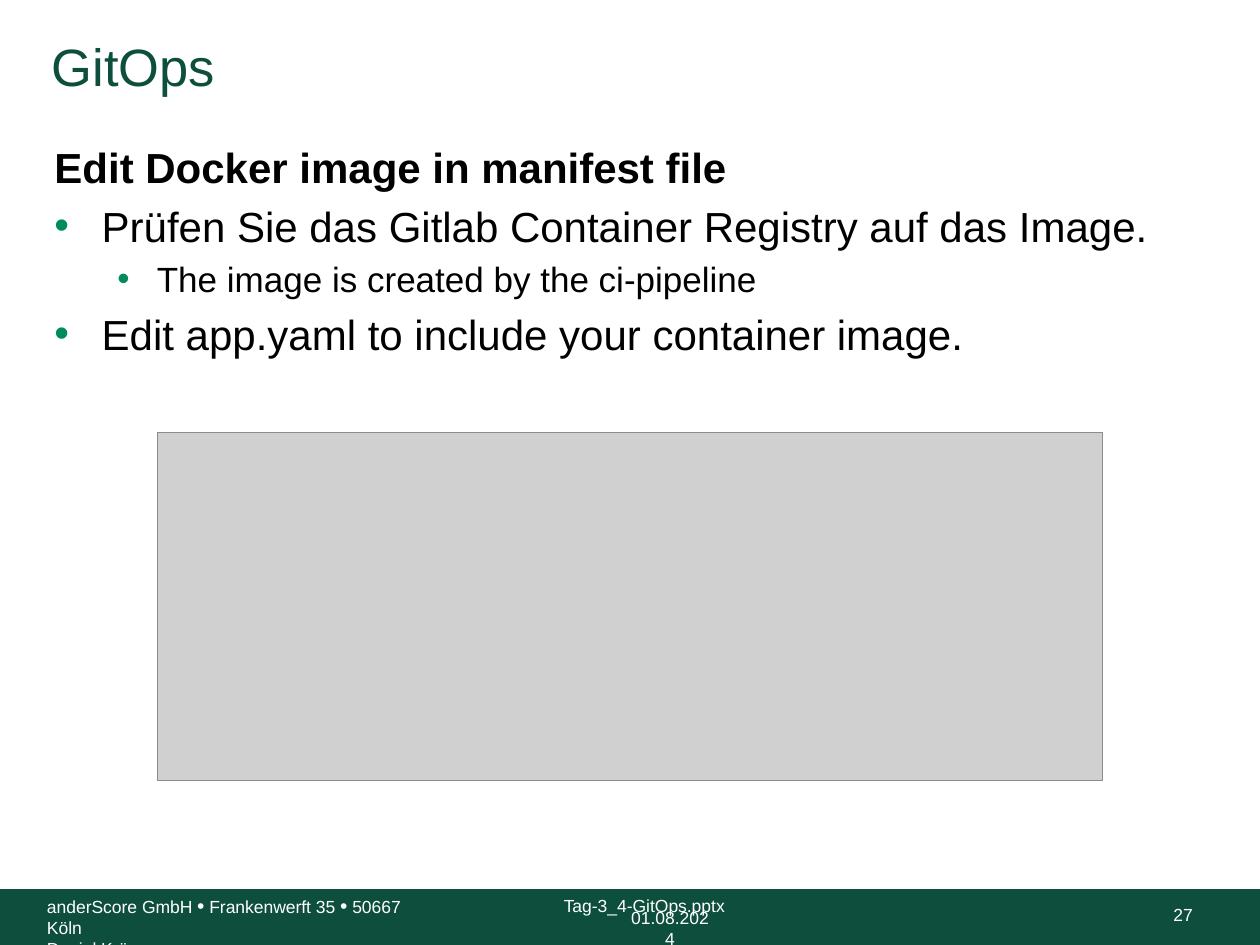
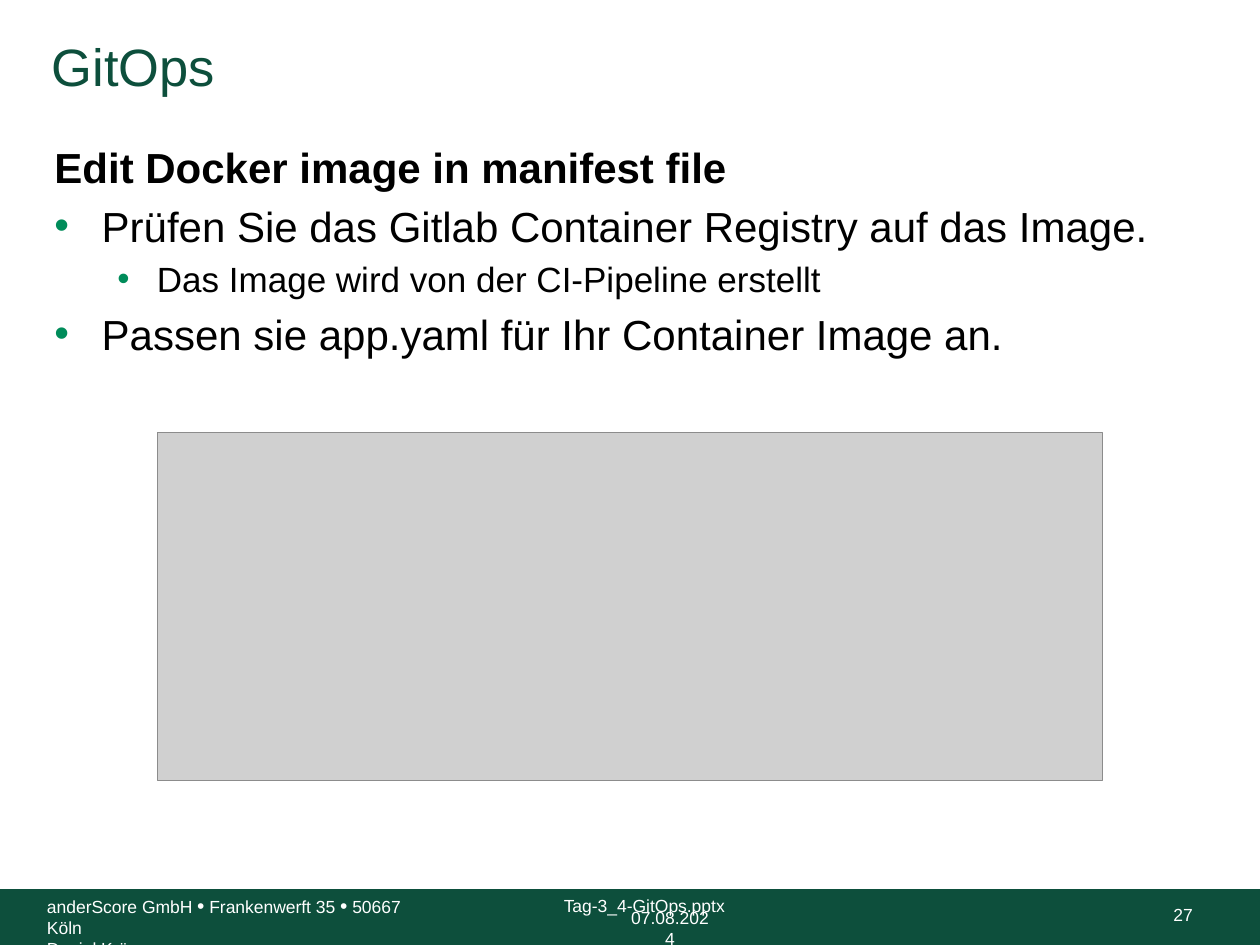
Before and after one commit to anderscore-gmbh/gitlab, a slide deck: slide 27 of slides/Tag-3_4-GitOps.pptx. Drawn at 1260x945 pixels with LibreOffice and Linux fonts; fonts in the diff are those of the drawing; grey boxes stand for pictures; background and template pictures are left out. Boxes give left, top, right and bottom in pixels: in the first picture for what was removed or moved away, otherwise in the second. Text is boxed around its words. In the diff, an @@ line names an element or a change of style, - is before the commit and + after.

```diff
--- a/slides/Tag-3_4-GitOps.pptx
+++ b/slides/Tag-3_4-GitOps.pptx
@@ text at (102,266,1002,358): text changed @@
-  • The image is created by the ci-pipeline
-• Edit app.yaml to include your container image.
+  • Das Image wird von der CI-Pipeline erstellt
+• Passen sie app.yaml für Ihr Container Image an.
@@ text at (631,911,709,924): text changed @@
-01.08.2024
+07.08.2024
```
Also in this commit, not shown: 44 other slides changed.
